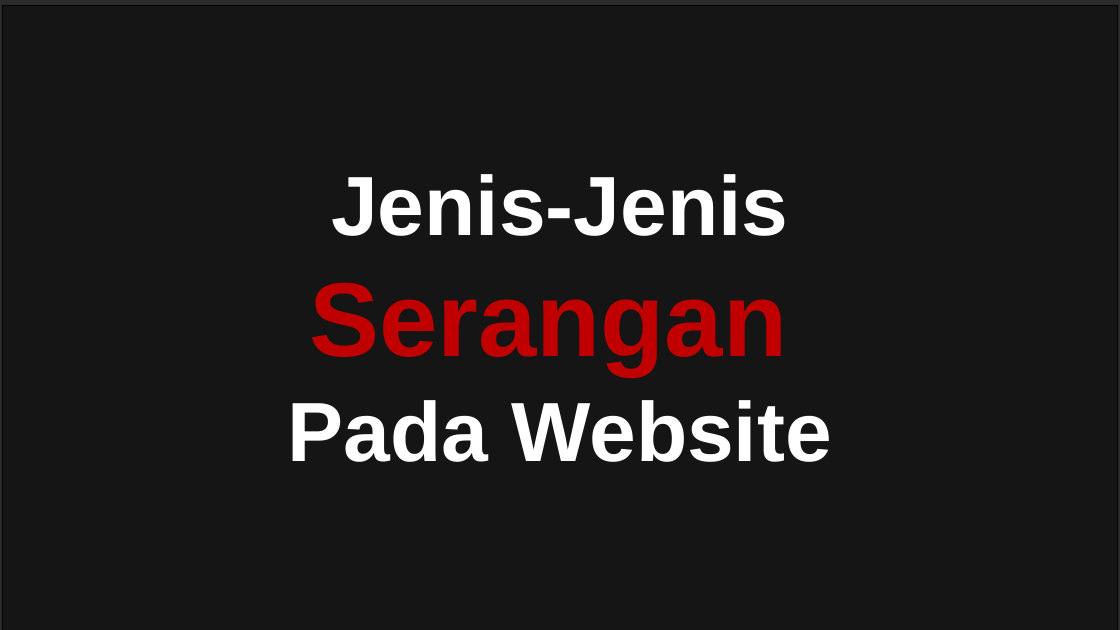
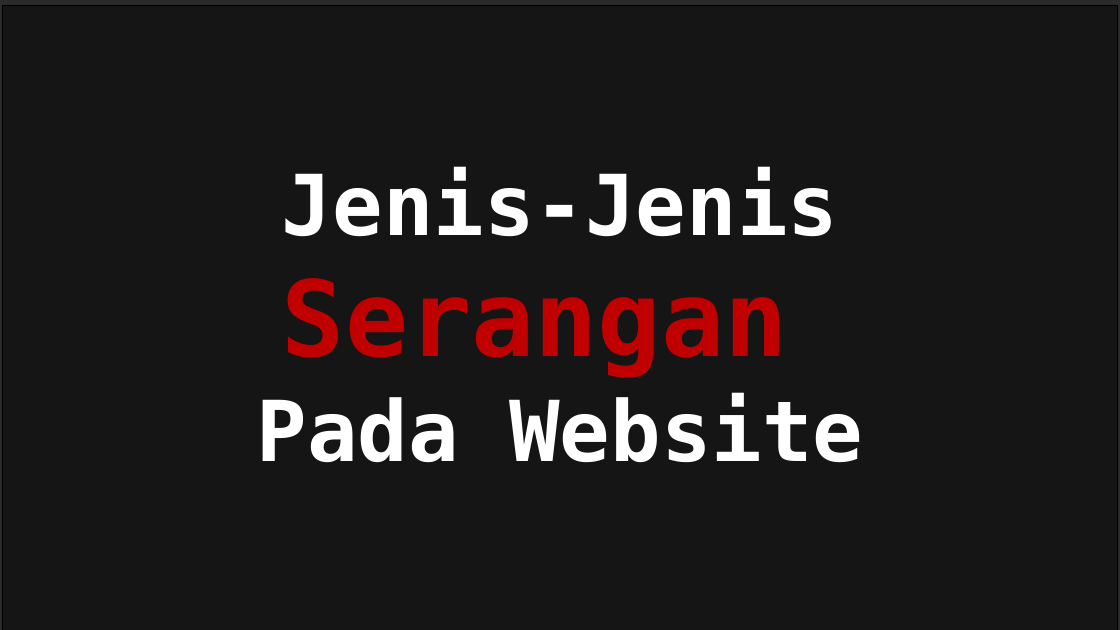
Before and after one commit to Fhreiz77/Watson-Scroll-Fesnuk-, a slide deck: slide 7 of John/PPT_Tugas_Serangan.pptx. Drawn at 1120x630 pixels with LibreOffice and Linux fonts; fonts in the diff are those of the drawing; background and template pictures are left out; a plain dark background stands for a picture behind light text. Boxes give left, top, right and bottom in pixels: in the first picture for what was removed or moved away, otherwise in the second. Text is boxed around its words. In the diff, an @@ line names an element or a change of style, - is before the commit and + after.

```diff
--- a/John/PPT_Tugas_Serangan.pptx
+++ b/John/PPT_Tugas_Serangan.pptx
@@ text "Jenis-Jenis Serangan Pada Website" at <box>257,166,863,463</box>: font Arial to DejaVu Sans Mono @@
```
Also in this commit, not shown: 5 other slides changed, 6 slides added, 5 other files.
